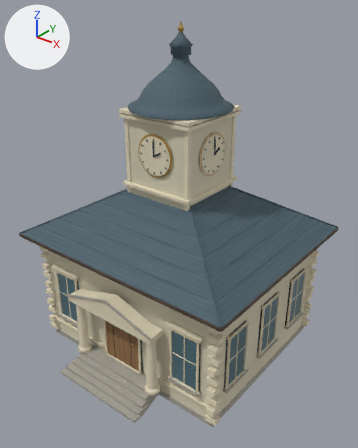
An edit to the glTF model public/models/village/townhall.glb, drawn before and after from the same camera.
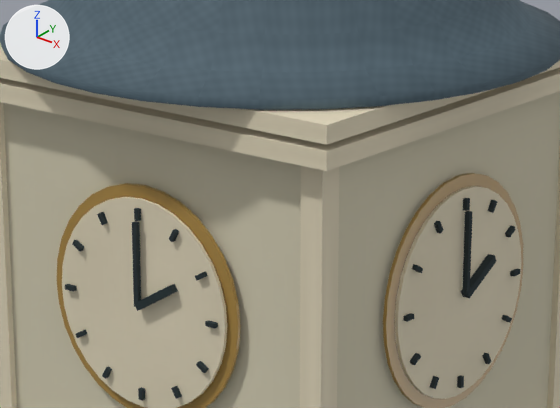
Each version appears first whole from a camera (50 mm lens) standing at (15.94, -20.07, 19.92) and looking at (0.33, -0.56, 7.82), and next in a close-up on the part from 36% to 65% of the width and 22% to 39% of the height. The lights are fixed; the arrows at upper left show +X, +Y and +Z. The first two pictures are the older version. Vertices at exactly the same position are counted once.

The first close-up shows 'TownhallBody'.
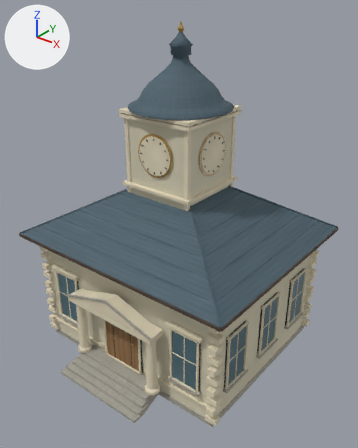
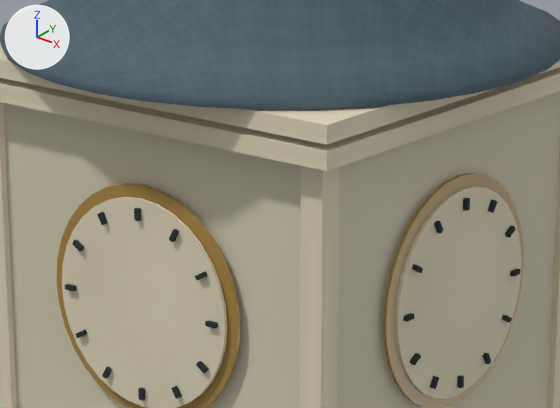
Pixel boxes (x1, y1, x2, y2) of what changed, in the close-ups (560 x 408 px):
part 1 of me_townhall_mesh, deleted: before (132, 211, 497, 311)

The change in detail:
me_townhall_mesh is used by ob_townhallbody; location (0.0, 0.0, 0.0).
me_townhall_mesh had 3910 vertices, 6572 faces and spanned x -7.0..7.0, y -7.3..7.3, z 0.0..18.3.
me_townhall_mesh now has 3846 vertices, 6476 faces and spans x -7.0..7.0, y -7.3..7.3, z 0.0..18.3.
me_townhall_mesh part 1: 8 loose pieces with 64 vertices, spanning x -2.2..2.2, y -2.2..2.2, z 12.0..12.9, are deleted.
